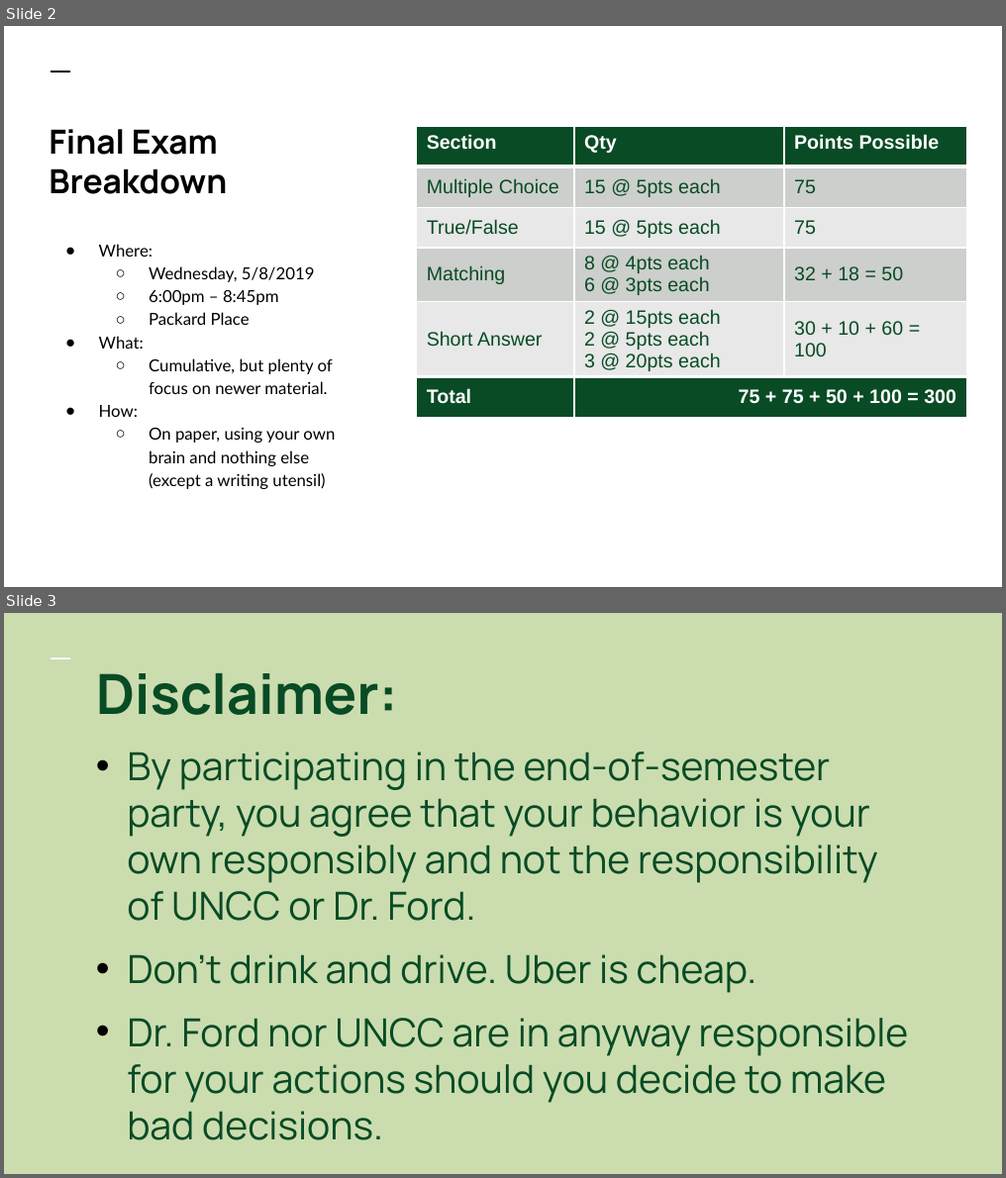
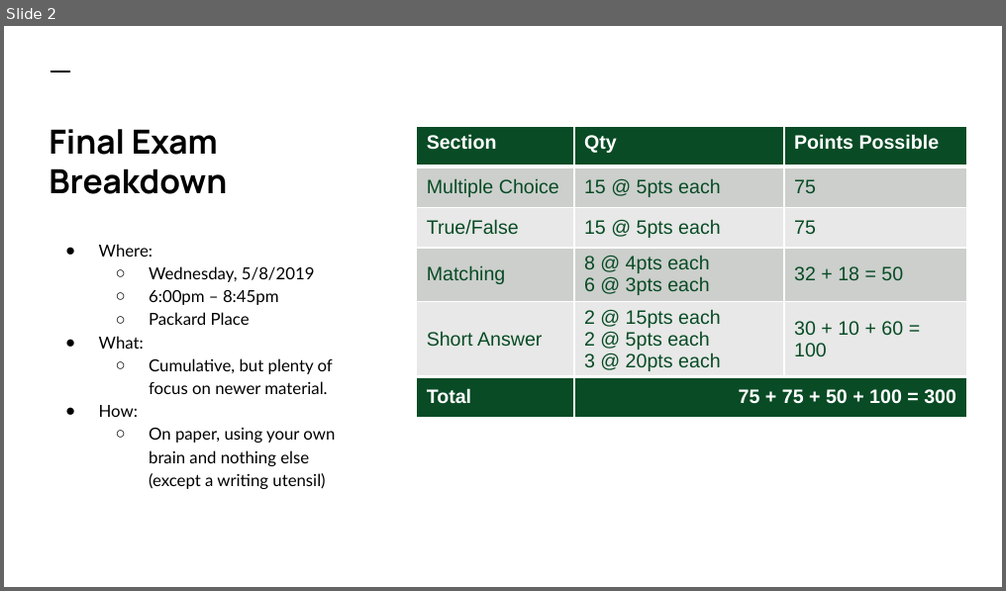
Before and after one commit to colbyford/DSBA6190-CloudComputing, a slide deck: 7 - Final Exam/Review.pptx. Shown one above the other, each under a label of ours: slides 2 and 3 before the commit, slide 2 after it. The pictures are 1006x1178 and 1006x591 pixels, drawn with LibreOffice and Linux fonts; fonts in the diff are those of the drawing. Boxes give left, top, right and bottom in pixels: in the first picture for what was removed or moved away, otherwise in the second. Text is boxed around its words. In the diff, an @@ line names an element or a change of style, - is before the commit and + after.

```diff
--- a/7 - Final Exam/Review.pptx
+++ b/7 - Final Exam/Review.pptx
@@ slide 3 removed at [4, 613, 1002, 1174], background #CBDDAF @@
@@ line removed from (51, 658) to (71, 658) @@
@@ text removed at [96, 673, 909, 1141] @@
-Disclaimer:
-• By participating in the end-of-semester party, you agree that your behavior is your own responsibly and not the responsibility of UNCC or Dr. Ford.
-• Don’t drink and drive. Uber is cheap.
-• Dr. Ford nor UNCC are in anyway responsible for your actions should you decide to make bad decisions.
```
